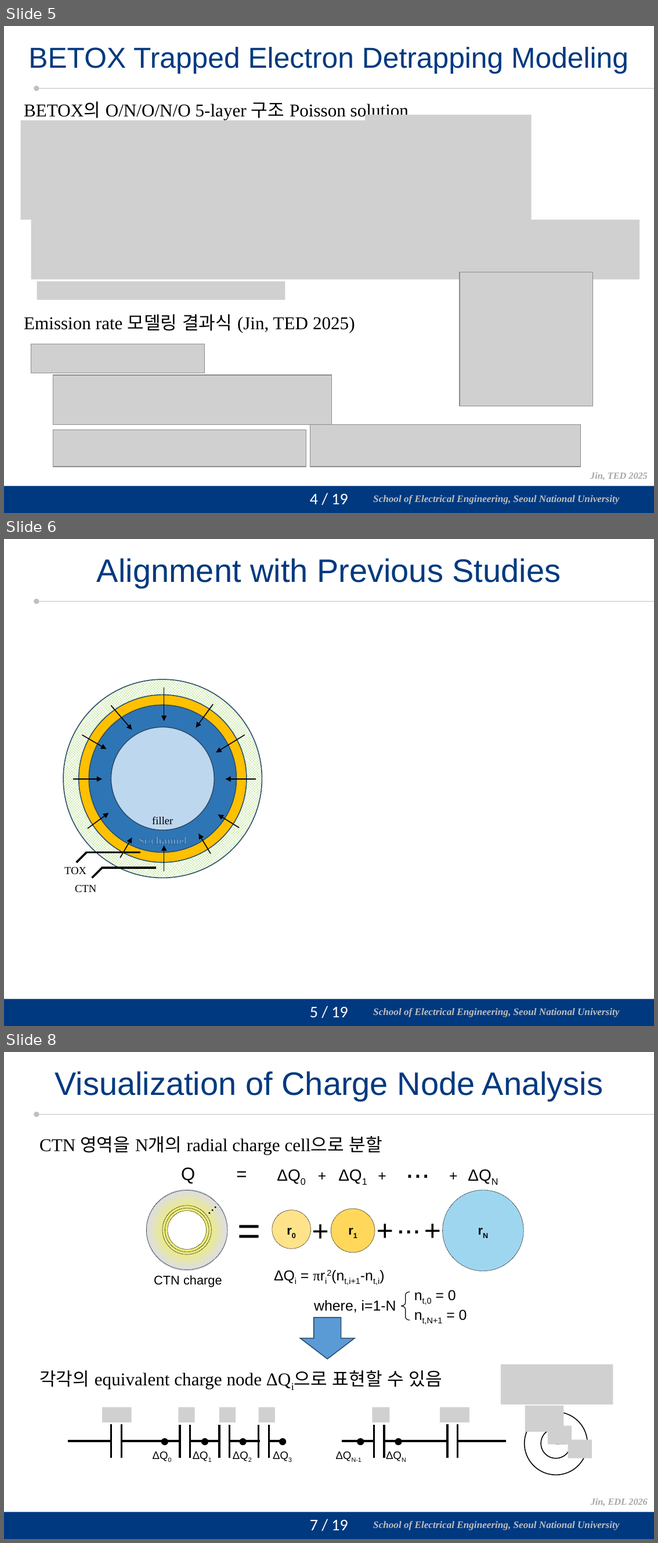
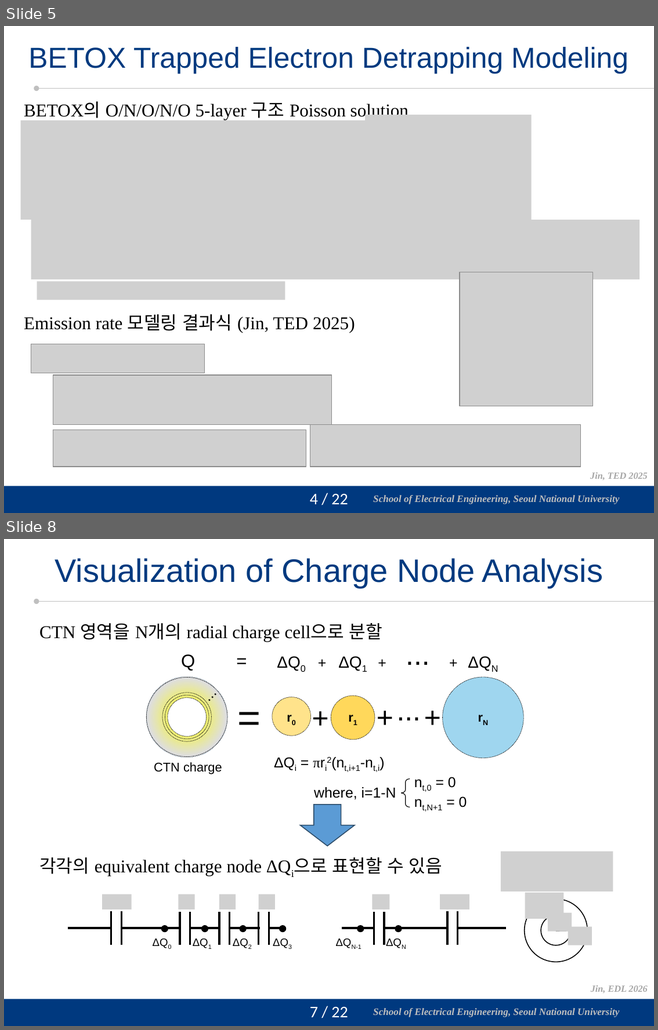
Before and after one commit to vectorcont62-dev/Graduation-SNU-MS, a slide deck: 진명 석사졸업 연구 정리 - 주요내용 보강.pptx. Shown one above the other, each under a label of ours: slides 5, 6 and 8 before the commit, slides 5 and 8 after it; the slides between them are not shown. The pictures are 658x1543 and 658x1030 pixels, drawn with LibreOffice and Linux fonts; fonts in the diff are those of the drawing; grey boxes stand for pictures; background and template pictures are left out. Boxes give left, top, right and bottom in pixels: in the first picture for what was removed or moved away, otherwise in the second. Text is boxed around its words. In the diff, an @@ line names an element or a change of style, - is before the commit and + after.

```diff
--- a/진명 석사졸업 연구 정리 - 주요내용 보강.pptx
+++ b/진명 석사졸업 연구 정리 - 주요내용 보강.pptx
@@ slide 6 removed at (x1=4, y1=539, x2=654, y2=1026), background #FFFFFF; not listed: 4 template elements that a slide beside it also shows @@
@@ title removed at (x1=97, y1=558, x2=561, y2=588) @@
-Alignment with Previous Studies
@@ ellipse removed at (x1=63, y1=679, x2=262, y2=878) @@
@@ ellipse removed at (x1=79, y1=695, x2=246, y2=863) @@
@@ arrow removed from (164, 687) to (164, 721) @@
@@ ellipse removed at (x1=89, y1=705, x2=237, y2=853) @@
@@ arrow removed from (111, 705) to (132, 730) @@
@@ arrow removed from (213, 704) to (195, 728) @@
@@ ellipse removed at (x1=111, y1=727, x2=215, y2=831) @@
@@ arrow removed from (82, 735) to (107, 750) @@
@@ arrow removed from (244, 735) to (216, 752) @@
@@ arrow removed from (73, 779) to (102, 779) @@
@@ arrow removed from (255, 779) to (226, 779) @@
@@ arrow removed from (88, 829) to (108, 813) @@
@@ text removed at (x1=152, y1=817, x2=173, y2=824) @@
-filler
@@ arrow removed from (239, 828) to (217, 815) @@
@@ arrow removed from (210, 854) to (198, 834) @@
@@ arrow removed from (120, 858) to (132, 838) @@
@@ text removed at (x1=138, y1=837, x2=187, y2=847) @@
-Si-channel
@@ arrow removed from (164, 871) to (164, 846) @@
@@ text removed at (x1=64, y1=867, x2=86, y2=874) @@
-TOX
@@ line removed from (86, 852) to (76, 863) @@
@@ line removed from (140, 852) to (86, 852) @@
@@ line removed from (102, 868) to (92, 878) @@
@@ line removed from (156, 868) to (101, 868) @@
@@ text removed at (x1=75, y1=885, x2=96, y2=892) @@
-CTN
@@ page number at (x1=310, y1=494, x2=347, y2=504): text changed @@
-4 / 19
+4 / 22
@@ page number at (x1=310, y1=1007, x2=347, y2=1017): text changed @@
-7 / 19
+7 / 22
```
Also in this commit, not shown: 10 slides changed, 1 slide added, 3 other files.
